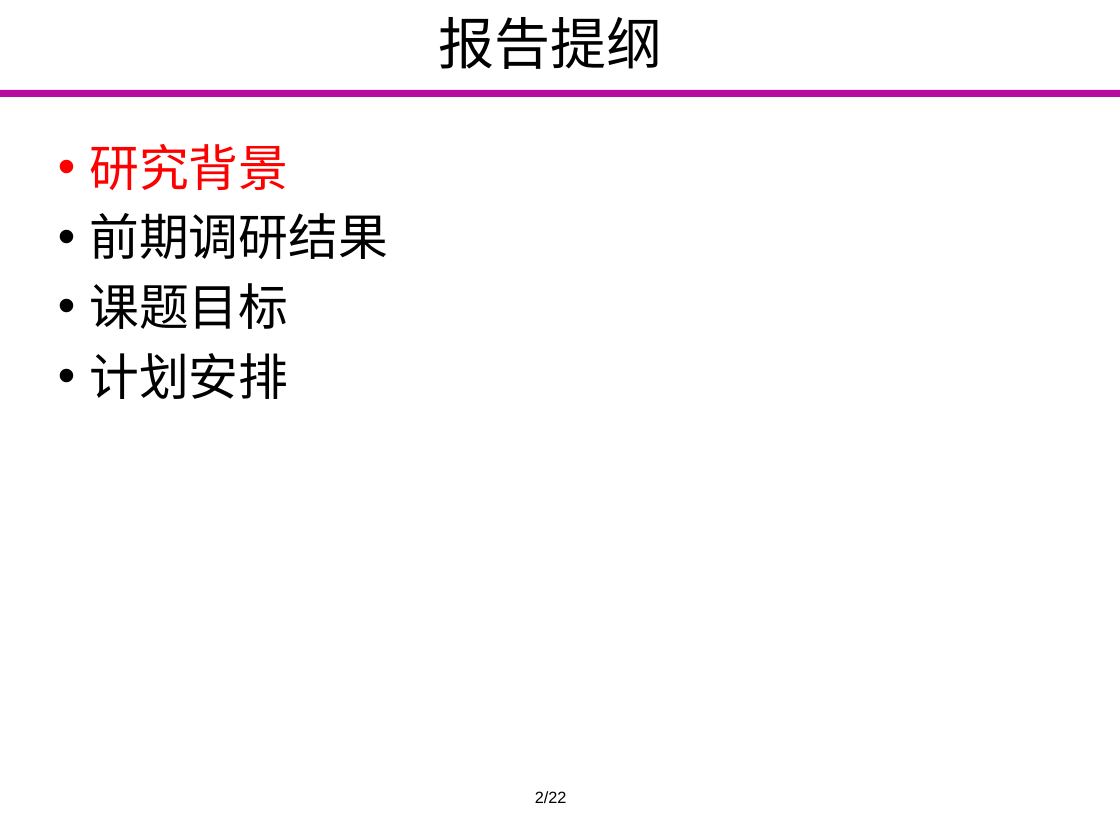
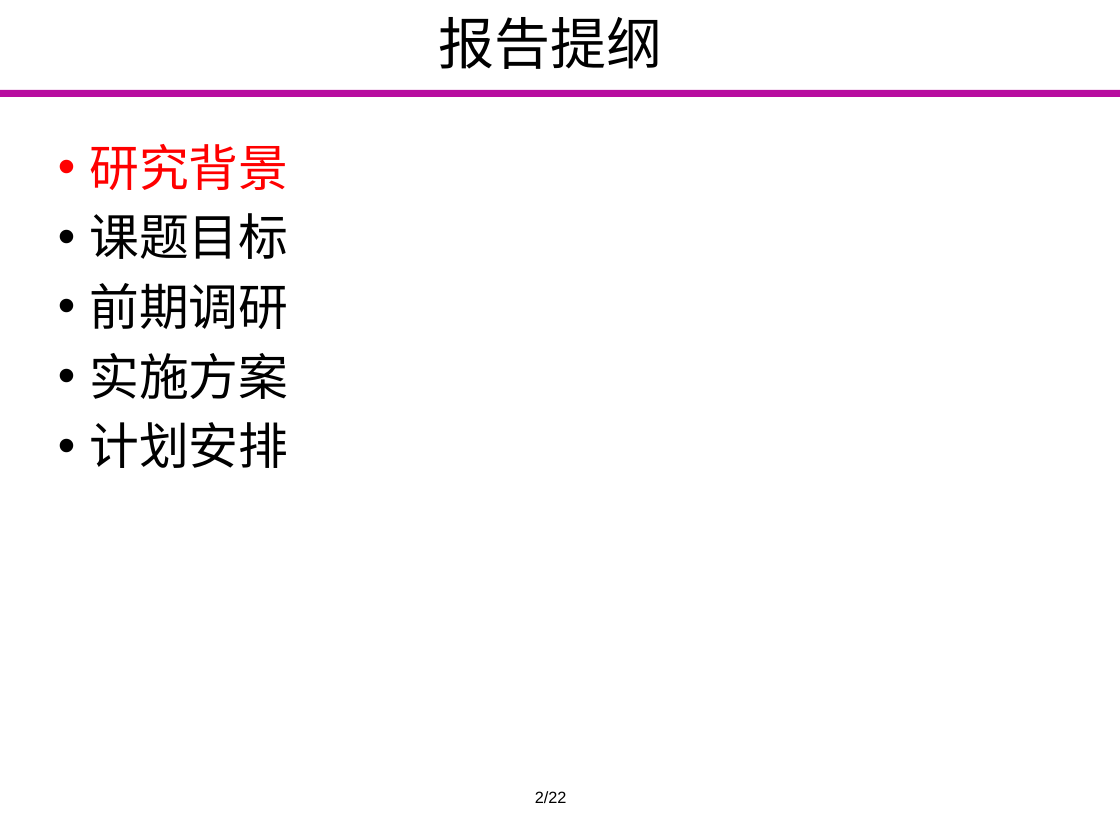
Before and after one commit to Markov2016/kaiti, a slide deck: slide 2 of ppt/yyx_v1.0.pptx. Drawn at 1120x840 pixels with LibreOffice and Linux fonts; fonts in the diff are those of the drawing; background and template pictures are left out. Boxes give left, top, right and bottom in pixels: in the first picture for what was removed or moved away, otherwise in the second. Text is boxed around its words. In the diff, an @@ line names an element or a change of style, - is before the commit and + after.

Commit message:
upload in 1/8 morning

```diff
--- a/ppt/yyx_v1.0.pptx
+++ b/ppt/yyx_v1.0.pptx
@@ text at bbox=[89, 213, 388, 259]: paragraph removed @@
-• 前期调研结果
@@ text at bbox=[89, 283, 288, 399]: paragraphs added @@
+• 前期调研
+• 实施方案
```
